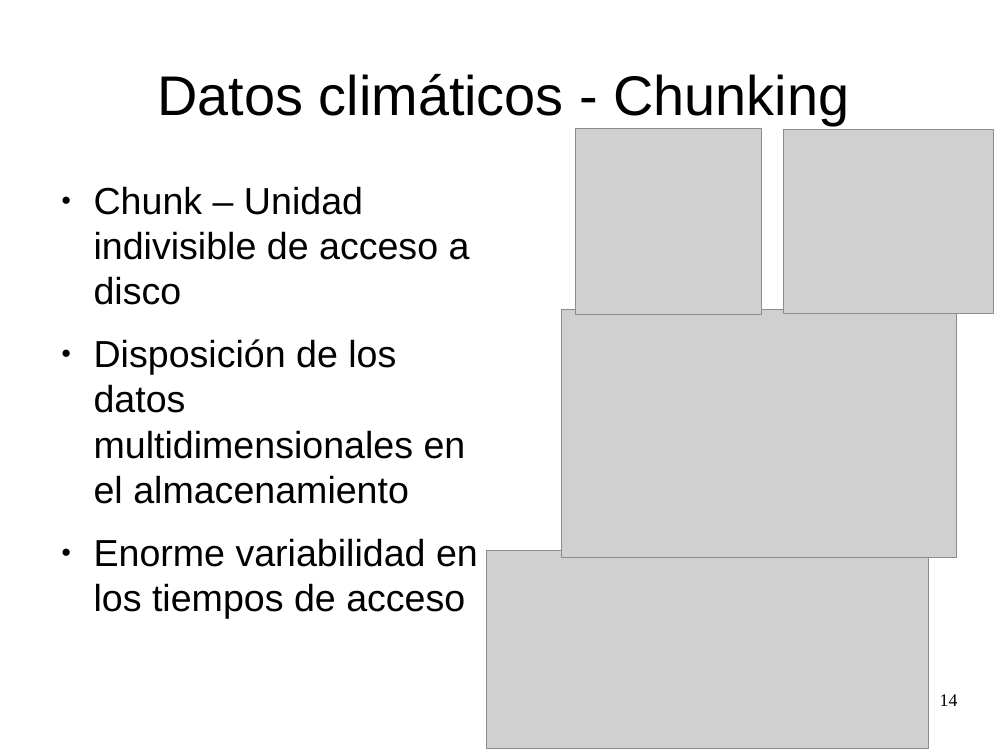
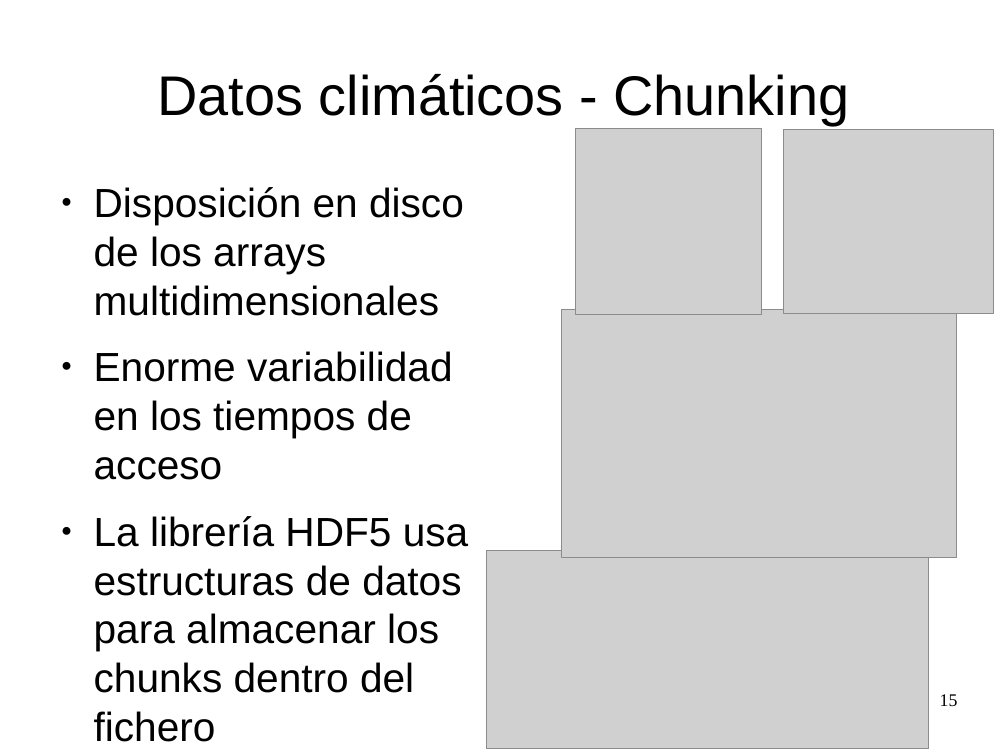
Before and after one commit to zequihg50/tfm, a slide deck: slide 15 of presentacion.odp (slide 14 before the commit). Drawn at 1008x756 pixels with LibreOffice and Linux fonts; fonts in the diff are those of the drawing; grey boxes stand for pictures. Boxes give left, top, right and bottom in pixels: in the first picture for what was removed or moved away, otherwise in the second. Text is boxed around its words. In the diff, an @@ line names an element or a change of style, - is before the commit and + after.

```diff
--- a/presentacion.odp
+++ b/presentacion.odp
@@ text at [94, 187, 464, 316]: text changed; size 29.6 to 32 pt @@
-● Chunk – Unidad indivisible de acceso a disco
-● Disposición de los datos multidimensionales en el almacenamiento
+● Disposición en disco de los arrays multidimensionales
@@ text at [94, 351, 453, 480]: size 29.6 to 32 pt in "Enorme variabilidad en los tiempos de acceso" @@
@@ text at [94, 516, 469, 742]: paragraph added @@
+● La librería HDF5 usa estructuras de datos para almacenar los chunks dentro del fichero
@@ page number at [940, 694, 958, 706]: text changed @@
-14
+15
```
Also in this commit, not shown: 16 other slides changed, 1 slide added, 4 slides removed, 1 other file.
